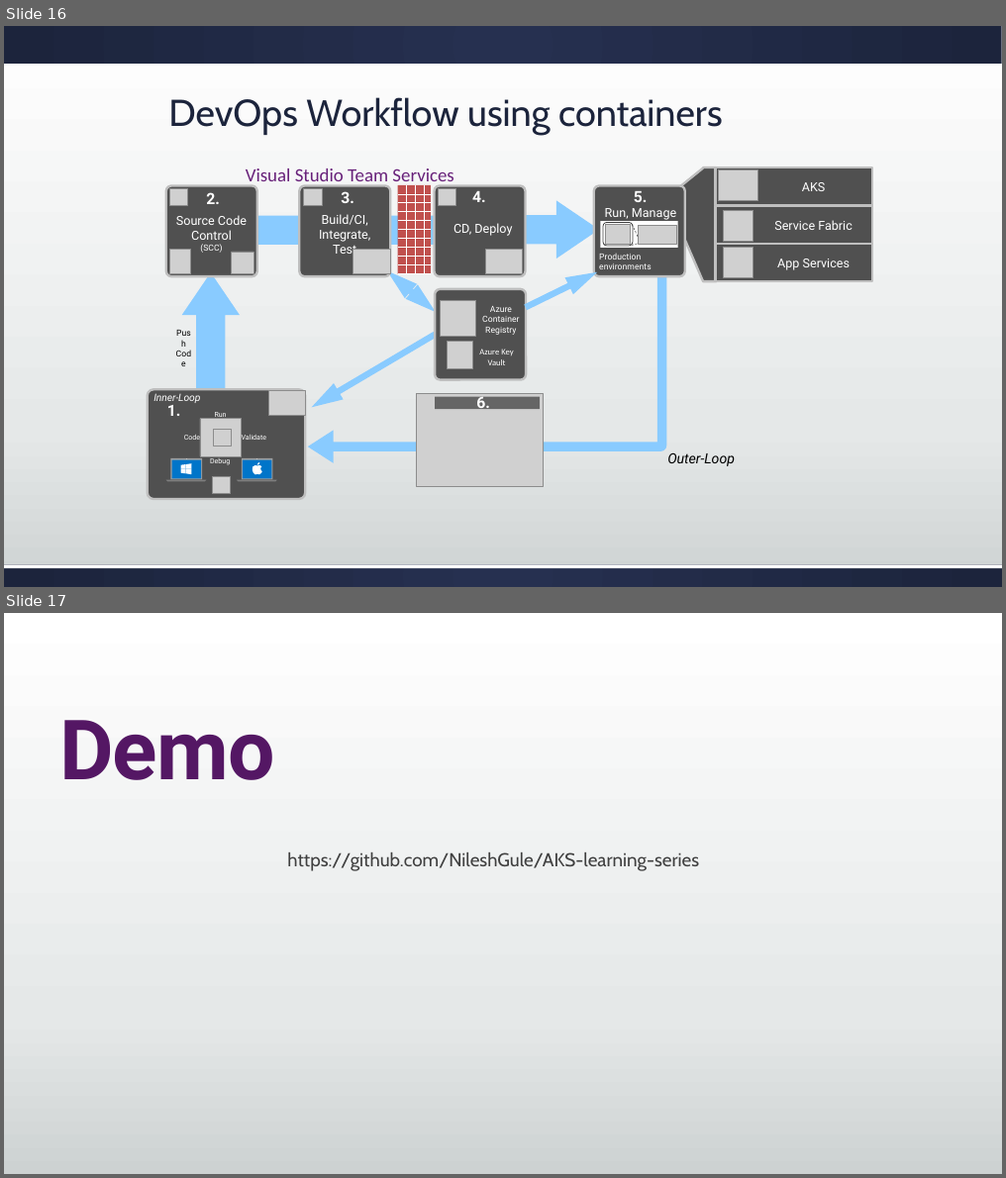
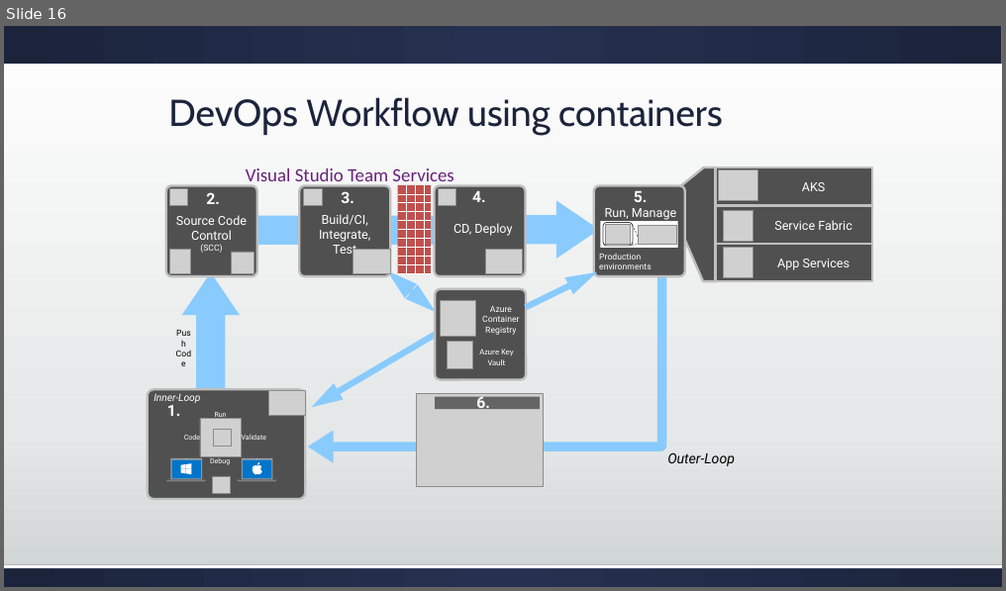
Before and after one commit to geffzhang/DockerStarted, a slide deck: dotnetcoredockerk8s.pptx. Shown one above the other, each under a label of ours: slides 16 and 17 before the commit, slide 16 after it. The pictures are 1006x1178 and 1006x591 pixels, drawn with LibreOffice and Linux fonts; fonts in the diff are those of the drawing; grey boxes stand for pictures. Boxes give left, top, right and bottom in pixels: in the first picture for what was removed or moved away, otherwise in the second. Text is boxed around its words. In the diff, an @@ line names an element or a change of style, - is before the commit and + after.

```diff
--- a/dotnetcoredockerk8s.pptx
+++ b/dotnetcoredockerk8s.pptx
@@ slide 17 removed at box(4, 613, 1002, 1174), background gradient #FFFFFF to #E5E8E8 to #CDD2D2 @@
@@ text removed at box(59, 720, 274, 780) @@
-Demo
@@ text removed at box(287, 853, 699, 871) @@
-https://github.com/NileshGule/AKS-learning-series
```
Also in this commit, not shown: 1 slide added.
